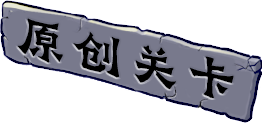
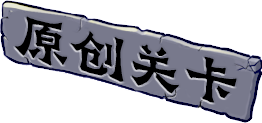
Comparing the layer stacks of the two (262, 123) images. Changes:
renamed "GraveBustedStoneLishuSc.ttf｜默认" to "项目字体｜原创关卡", painted on it over (15, 16, 237, 103)
